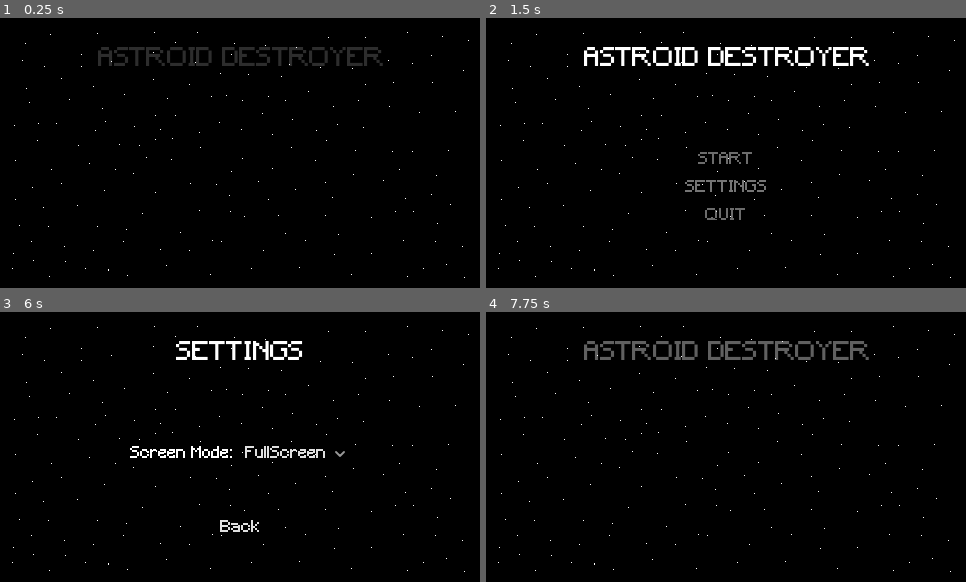
Above: before the commit, frames 1-4 (two rows, left to right).
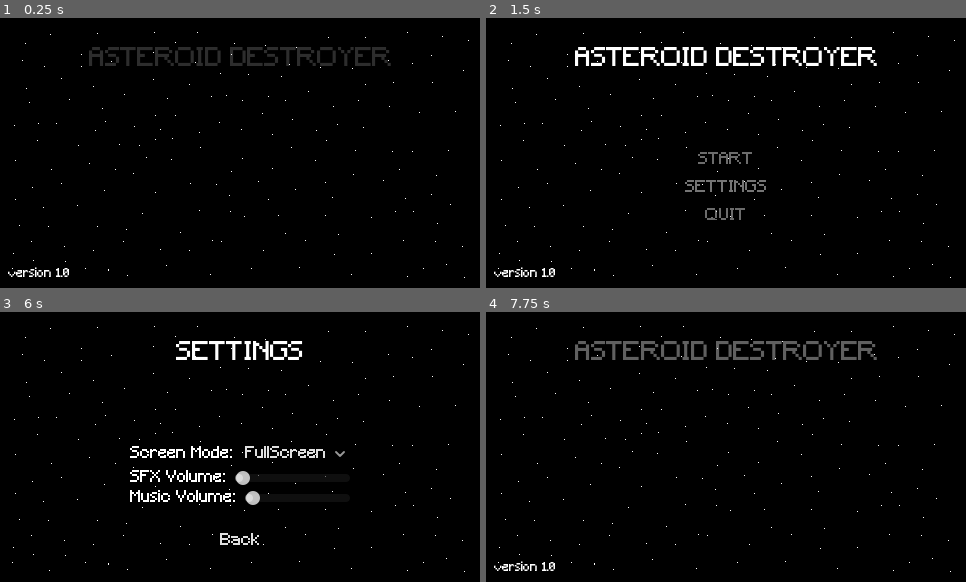
Above: after the commit, the same moments.

Repository: agkioura/Asteroids-Clone
Game: Godot game, scene res://game.tscn
The game is run twice, just before and just after one commit, with the same random seed, the same clock (stepped at 60 frames per second) and the same inputs.
Inputs (mouse positions are in pixels of both pictures, inside the frame that each line leads up to):
- Up to frame 1 (0.25 s): no input
- Up to frame 2 (1.5 s): move the mouse to (831, 139) at 0.52 s; hold Right (ui_right) 0.53-1.25 s; hold Z (shoot) 0.53-1.25 s; click "SETTINGS" at 1.25 s
- Up to frame 3 (6 s): click "START" at 2 s; move the mouse to (144, 460) at 2.77 s; hold Down (ui_down) 2.78-3.53 s; tap Z (shoot) at 2.85, 4.35 s; move the mouse to (288, 387) at 3.52 s; hold Right (ui_right) 3.53-4.28 s; hold Z (shoot) 3.53-4.28 s; move the mouse to (216, 501) at 4.27 s; hold Up (ui_up) 4.28-5.03 s; move the mouse to (384, 487) at 5.02 s; hold Left (ui_left) 5.03-5.75 s; hold Z (shoot) 5.03-5.75 s; tap Escape (ui_cancel) at 5.65 s; click "Settings" at 5.75 s
- Up to frame 4 (7.75 s): click "Back" at 6.5 s; click "Return to Title" at 7.25 s

The runs differ from the first frame. In frame 1, 2.2% of the frame differs, in the area x 1-82%, y 10-96%; in frame 2, 2.8%; in frame 3, 1.2%; in frame 4, 2.4%.

Commit message:
added music and save states for volume

Diff:
--- /dev/null
+++ b/default_bus_layout.tres
@@ -0,0 +1,15 @@
+[gd_resource type="AudioBusLayout" format=3 uid="uid://b3ic0j8phca87"]
+
+[resource]
+bus/1/name = &"Music"
+bus/1/solo = false
+bus/1/mute = false
+bus/1/bypass_fx = false
+bus/1/volume_db = 0.0
+bus/1/send = &"Master"
+bus/2/name = &"SFX"
+bus/2/solo = false
+bus/2/mute = false
+bus/2/bypass_fx = false
+bus/2/volume_db = 0.0
+bus/2/send = &"Master"
--- a/entities/asteroid/asteroid.tscn
+++ b/entities/asteroid/asteroid.tscn
@@ -66,3 +66,4 @@
 
 [node name="AudioStreamPlayer2D" type="AudioStreamPlayer2D" parent="."]
 stream = ExtResource("4_useci")
+bus = &"SFX"
--- a/entities/space ship/space_ship.tscn
+++ b/entities/space ship/space_ship.tscn
@@ -121,3 +121,4 @@
 
 [node name="AudioStreamPlayer2D" type="AudioStreamPlayer2D" parent="."]
 stream = ExtResource("4_5b78f")
+bus = &"SFX"
--- a/game.gd
+++ b/game.gd
@@ -2,9 +2,14 @@
 
 var currentScene = null
 @onready var gui: Node2D = $Gui
+@onready var audio_stream_player_2d: AudioStreamPlayer2D = $AudioStreamPlayer2D
 
 func _ready() -> void:
 	Global.game = self
+
+	AudioServer.set_bus_volume_db(1, linear_to_db(Global.musicSlider))
+	AudioServer.set_bus_volume_db(2, linear_to_db(Global.sfxSlider))
+
 	loadGui("res://menus/main menu/mainMenu.tscn")
 
 func loadLevel() -> void:
--- a/game.tscn
+++ b/game.tscn
@@ -1,8 +1,15 @@
-[gd_scene load_steps=2 format=3 uid="uid://lt0fm3hiu52n"]
+[gd_scene load_steps=3 format=3 uid="uid://lt0fm3hiu52n"]
 
 [ext_resource type="Script" uid="uid://dnqn8fhq4vwgm" path="res://game.gd" id="1_80nbo"]
+[ext_resource type="AudioStream" uid="uid://cpa0mjst4oxsk" path="res://assets/sounds/asteroids-clone-theme.mp3" id="2_e2o6t"]
 
 [node name="Game" type="Node2D"]
 script = ExtResource("1_80nbo")
 
 [node name="Gui" type="Node2D" parent="."]
+
+[node name="AudioStreamPlayer2D" type="AudioStreamPlayer2D" parent="."]
+process_mode = 3
+stream = ExtResource("2_e2o6t")
+autoplay = true
+bus = &"Music"
--- a/gameState.gd
+++ b/gameState.gd
@@ -2,9 +2,13 @@
 
 const SAVEPATH := "res://save.tres"
 @export var bestTime: float
+@export var sfxSliderValue: float
+@export var musicSliderValue: float
 
-func saveGame(_bestTime: float) -> void:
-	self.bestTime = _bestTime
+func saveGame(saveData: Dictionary) -> void:
+	self.bestTime = saveData.bestTime
+	self.sfxSliderValue = saveData.settings.sfxValue
+	self.musicSliderValue = saveData.settings.musicValue
 	ResourceSaver.save(self, SAVEPATH)
 
 static func loadGame() -> Resource:
--- a/global.gd
+++ b/global.gd
@@ -7,9 +7,20 @@
 var inSequence: bool = false
 var time: float
 var bestTime: float
+var sfxSlider: float
+var musicSlider: float
 
 var settings = {
 	"windowMode": DisplayServer.WINDOW_MODE_EXCLUSIVE_FULLSCREEN
+}
+
+var saveData = {
+	"settings": {
+		"windowMode": DisplayServer.WINDOW_MODE_EXCLUSIVE_FULLSCREEN,
+		"sfxValue": sfxSlider,
+		"musicValue": musicSlider
+	},
+	"bestTime": bestTime
 }
 
 signal gameOver
@@ -20,6 +31,8 @@
 	var state = gameState.loadGame()
 	if state:
 		bestTime = state.bestTime
+		sfxSlider = state.sfxSliderValue
+		musicSlider = state.musicSliderValue
 	DisplayServer.window_set_mode(settings.windowMode)
 	Input.set_custom_mouse_cursor(arrow)
 
--- a/menus/gameover menu/game_over_screen.gd
+++ b/menus/gameover menu/game_over_screen.gd
@@ -14,7 +14,8 @@
 		Global.bestTime = Global.time
 	timeLabel.text = "Time survived: " + Global.getTimeFormat(Global.time)
 	bestTimeLaber.text = "Best time: " + Global.getTimeFormat(Global.bestTime)
-	Global.gameState.saveGame(Global.bestTime)
+	Global.saveData.bestTime = Global.bestTime
+	Global.gameState.saveGame(Global.saveData)
 
 func _on_return_pressed() -> void:
 	if !animation_player.is_playing():
--- a/menus/gameover menu/game_over_screen.tscn
+++ b/menus/gameover menu/game_over_screen.tscn
@@ -129,3 +129,4 @@
 
 [node name="AudioStreamPlayer2D" type="AudioStreamPlayer2D" parent="."]
 stream = ExtResource("4_3xsbi")
+bus = &"SFX"
--- a/menus/main menu/mainMenu.tscn
+++ b/menus/main menu/mainMenu.tscn
@@ -101,7 +101,7 @@
 size_flags_vertical = 1
 theme_override_fonts/font = ExtResource("3_wwbbu")
 theme_override_font_sizes/font_size = 25
-text = "ASTROID DESTROYER"
+text = "ASTEROID DESTROYER"
 horizontal_alignment = 1
 
 [node name="VBoxContainer" type="VBoxContainer" parent="Control"]
@@ -143,6 +143,20 @@
 text = "QUIT"
 flat = true
 
+[node name="Label2" type="Label" parent="Control"]
+layout_mode = 1
+anchors_preset = -1
+anchor_top = 0.712
+anchor_bottom = 0.712
+offset_left = 8.0
+offset_top = 221.52
+offset_right = 74.0
+offset_bottom = 240.52
+grow_vertical = 0
+theme_override_fonts/font = ExtResource("3_wwbbu")
+theme_override_font_sizes/font_size = 12
+text = "version 1.0"
+
 [node name="AnimationPlayer" type="AnimationPlayer" parent="."]
 libraries = {
 &"": SubResource("AnimationLibrary_nyl5g")
@@ -150,3 +164,4 @@
 
 [node name="AudioStreamPlayer2D" type="AudioStreamPlayer2D" parent="."]
 stream = ExtResource("4_vixs4")
+bus = &"SFX"
--- a/menus/pause menu/pause_menu.tscn
+++ b/menus/pause menu/pause_menu.tscn
@@ -71,3 +71,4 @@
 
 [node name="AudioStreamPlayer2D" type="AudioStreamPlayer2D" parent="."]
 stream = ExtResource("4_ub1kd")
+bus = &"SFX"
--- a/menus/settings menu/settings_menu.gd
+++ b/menus/settings menu/settings_menu.gd
@@ -1,13 +1,21 @@
 extends CanvasLayer
 
 @onready var windownMode: OptionButton = $VBoxContainer/HBoxContainer/CheckButton
-@onready var back_button: Button = $VBoxContainer/backButton
+@onready var back_button: Button = $backButton
 @onready var audio_stream_player_2d: AudioStreamPlayer2D = $AudioStreamPlayer2D
+@onready var sfx_slider: HSlider = $VBoxContainer/Container/HSlider
+@onready var music_slider: HSlider = $VBoxContainer/Container2/HSlider
 
 func _ready() -> void:
 	windownMode.item_selected.connect(_on_window_changed)
 	back_button.pressed.connect(_on_back_pressed)
 	back_button.mouse_entered.connect(_on_back_entered)
+
+	sfx_slider.value_changed.connect(_on_sfx_value_changed)
+	music_slider.value_changed.connect(_on_music_value_changed)
+
+	sfx_slider.value = Global.sfxSlider if Global.sfxSlider else db_to_linear(AudioServer.get_bus_volume_db(2))
+	music_slider.value = Global.musicSlider if Global.musicSlider else db_to_linear(AudioServer.get_bus_volume_db(1))
 
 	match Global.settings.windowMode:
 		DisplayServer.WINDOW_MODE_EXCLUSIVE_FULLSCREEN:
@@ -25,6 +33,16 @@
 func _on_back_entered() -> void:
 	audio_stream_player_2d.play()
 
+func _on_sfx_value_changed(value: float) -> void:
+	AudioServer.set_bus_volume_db(2, linear_to_db(value))
+	Global.saveData.settings.sfxValue = value
+	Global.gameState.saveGame(Global.saveData)
+
+func _on_music_value_changed(value: float) -> void:
+	AudioServer.set_bus_volume_db(1, linear_to_db(value))
+	Global.saveData.settings.musicValue = value
+	Global.gameState.saveGame(Global.saveData)
+
 func _on_window_changed(index: int) -> void:
 	match index:
 		0:
--- a/menus/settings menu/settings_menu.tscn
+++ b/menus/settings menu/settings_menu.tscn
@@ -43,10 +43,9 @@
 offset_left = -110.0
 offset_top = -5.0
 offset_right = 110.0
-offset_bottom = 121.0
+offset_bottom = 94.0
 grow_horizontal = 2
 grow_vertical = 2
-theme_override_constants/separation = 50
 
 [node name="HBoxContainer" type="HBoxContainer" parent="VBoxContainer"]
 layout_mode = 2
@@ -68,8 +67,48 @@
 popup/item_1/text = "Windowed"
 popup/item_1/id = 1
 
-[node name="backButton" type="Button" parent="VBoxContainer"]
+[node name="Container" type="HBoxContainer" parent="VBoxContainer"]
 layout_mode = 2
+
+[node name="Label" type="Label" parent="VBoxContainer/Container"]
+layout_mode = 2
+theme_override_fonts/font = ExtResource("2_bc0fl")
+text = "SFX Volume: "
+
+[node name="HSlider" type="HSlider" parent="VBoxContainer/Container"]
+layout_mode = 2
+size_flags_horizontal = 3
+max_value = 1.0
+step = 0.001
+value = 1.0
+
+[node name="Container2" type="HBoxContainer" parent="VBoxContainer"]
+layout_mode = 2
+
+[node name="Label" type="Label" parent="VBoxContainer/Container2"]
+layout_mode = 2
+theme_override_fonts/font = ExtResource("2_bc0fl")
+text = "Music Volume: "
+
+[node name="HSlider" type="HSlider" parent="VBoxContainer/Container2"]
+layout_mode = 2
+size_flags_horizontal = 3
+max_value = 1.0
+step = 0.001
+value = 1.0
+
+[node name="backButton" type="Button" parent="."]
+anchors_preset = 7
+anchor_left = 0.5
+anchor_top = 1.0
+anchor_right = 0.5
+anchor_bottom = 1.0
+offset_left = -110.0
+offset_top = -53.0
+offset_right = 110.0
+offset_bottom = -29.0
+grow_horizontal = 2
+grow_vertical = 0
 theme_override_fonts/font = ExtResource("2_bc0fl")
 theme_override_styles/focus = SubResource("StyleBoxEmpty_bc0fl")
 text = "Back"
@@ -77,3 +116,4 @@
 
 [node name="AudioStreamPlayer2D" type="AudioStreamPlayer2D" parent="."]
 stream = ExtResource("4_ojsv2")
+bus = &"SFX"
--- a/save.tres
+++ b/save.tres
@@ -4,4 +4,6 @@
 
 [resource]
 script = ExtResource("1_dvlvu")
-bestTime = 32.9682
+bestTime = 27.3201
+sfxSliderValue = 0.0
+musicSliderValue = 0.0
Not shown, added: assets/sounds/asteroids-clone-theme.mp3.import
Not shown, added: assets/sounds/asteroids-clone-theme.mp3
